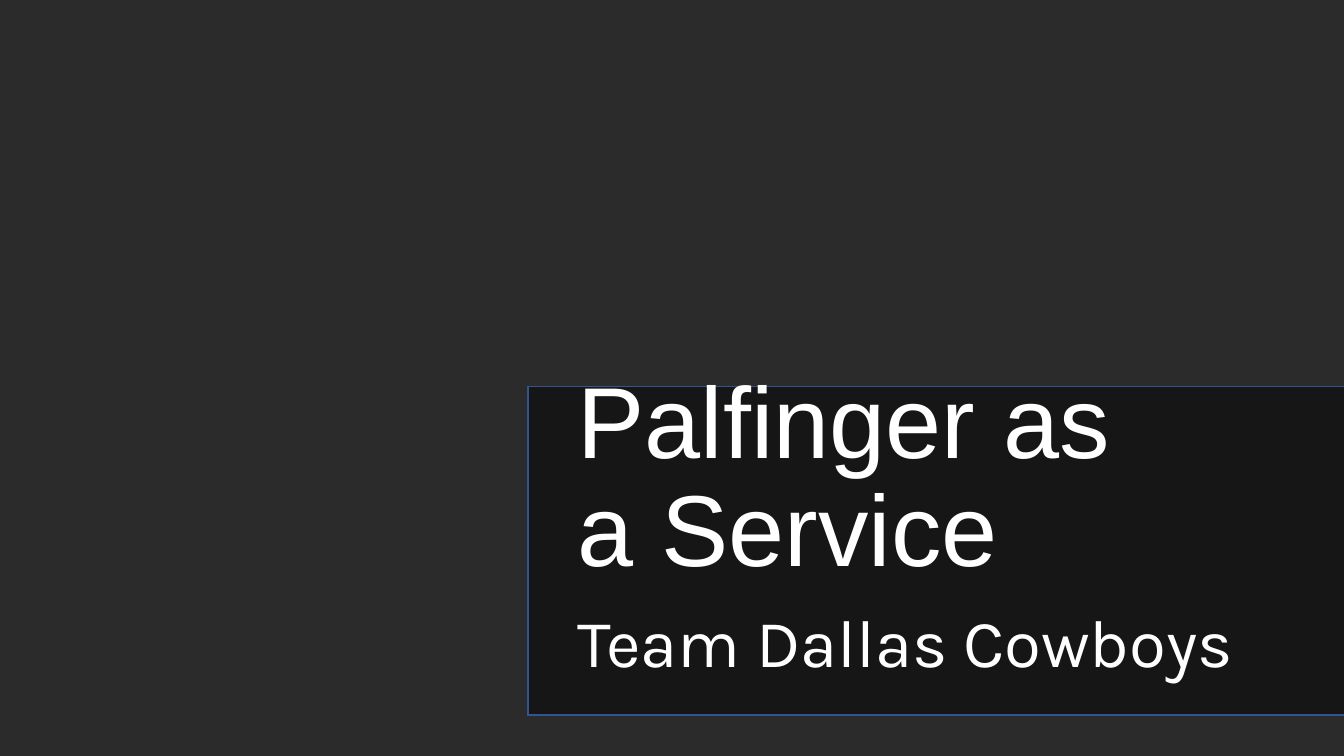
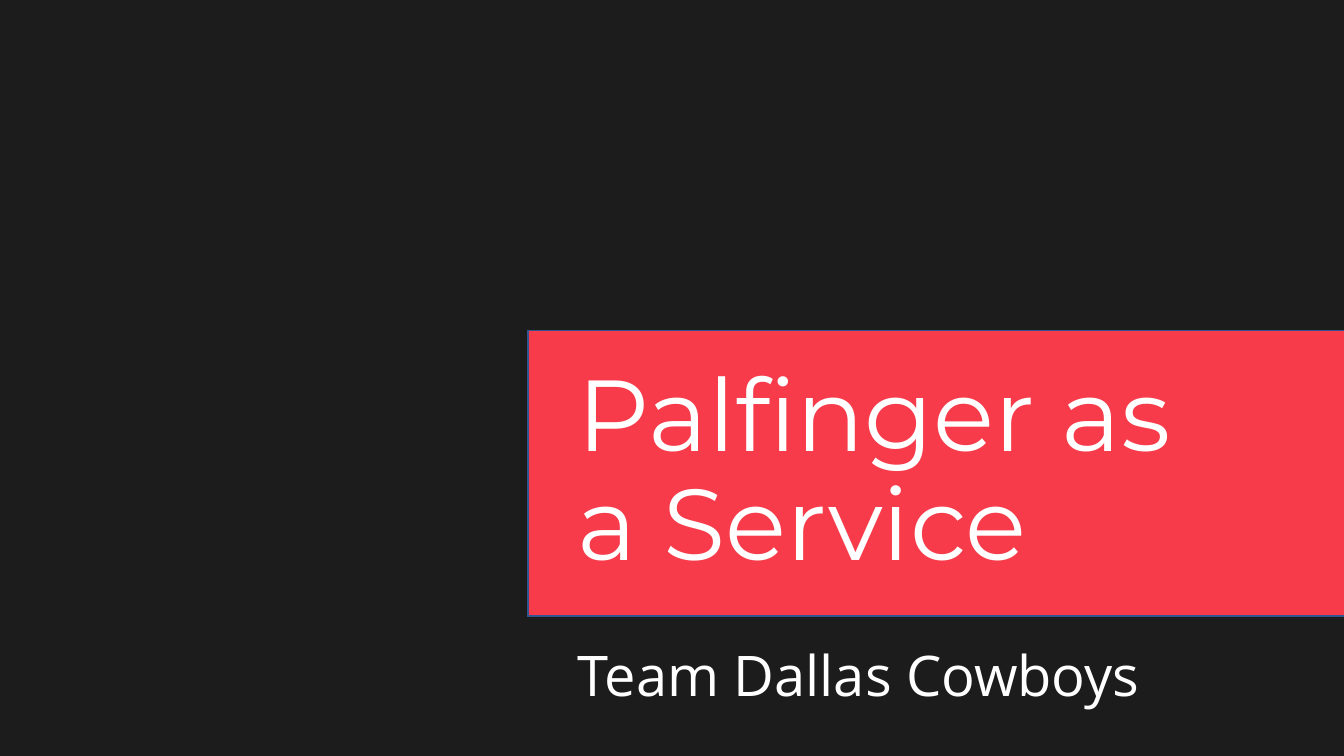
Before and after one commit to FabianHippmann/palfinger-hackathon, a slide deck: slide 1 of alexa/Präsentation.pptx. Drawn at 1344x756 pixels with LibreOffice and Linux fonts; fonts in the diff are those of the drawing; background and template pictures are left out; a plain dark background stands for a picture behind light text. Boxes give left, top, right and bottom in pixels: in the first picture for what was removed or moved away, otherwise in the second. Text is boxed around its words. In the diff, an @@ line names an element or a change of style, - is before the commit and + after.

Commit message:
update slide layout

```diff
--- a/alexa/Präsentation.pptx
+++ b/alexa/Präsentation.pptx
@@ rectangle added at (x1=0, y1=0, x2=1344, y2=756), fill #000000 at 34% opacity @@
@@ rectangle resized from (x1=528, y1=387, x2=1344, y2=716) to (x1=528, y1=331, x2=1344, y2=616) @@
@@ rectangle at (x1=528, y1=331, x2=1344, y2=616): fill #000000 at 48% opacity to #F73B4A @@
@@ title "Palfinger as a Service" at (x1=578, y1=375, x2=1171, y2=561): font Arial to Montserrat; vertical alignment bottom to middle @@
@@ subtitle "Team Dallas Cowboys" moved from (x1=578, y1=621, x2=1232, y2=684) to (x1=578, y1=653, x2=1139, y2=710) @@
@@ subtitle "Team Dallas Cowboys" at (x1=578, y1=653, x2=1139, y2=710): size 48 to 40 pt, font Karla to Open Sans; line spacing 0.9 to 0.8 @@
```
Also in this commit, not shown: 3 other slides changed, 1 slide added.
